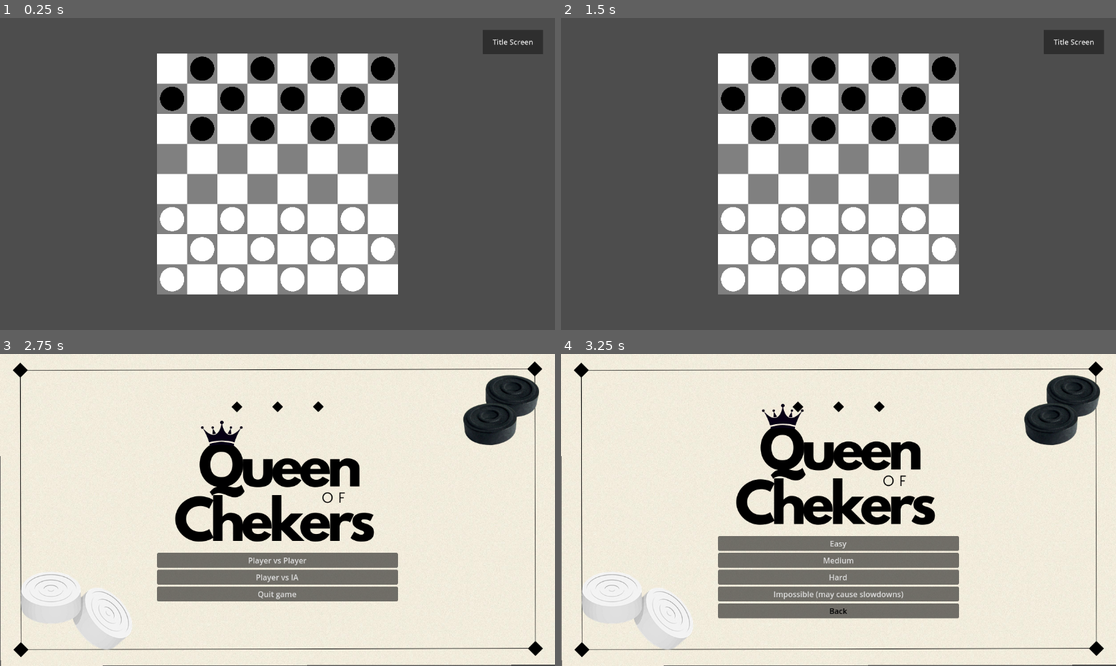
Above: before the commit, frames 1-4 (two rows, left to right).
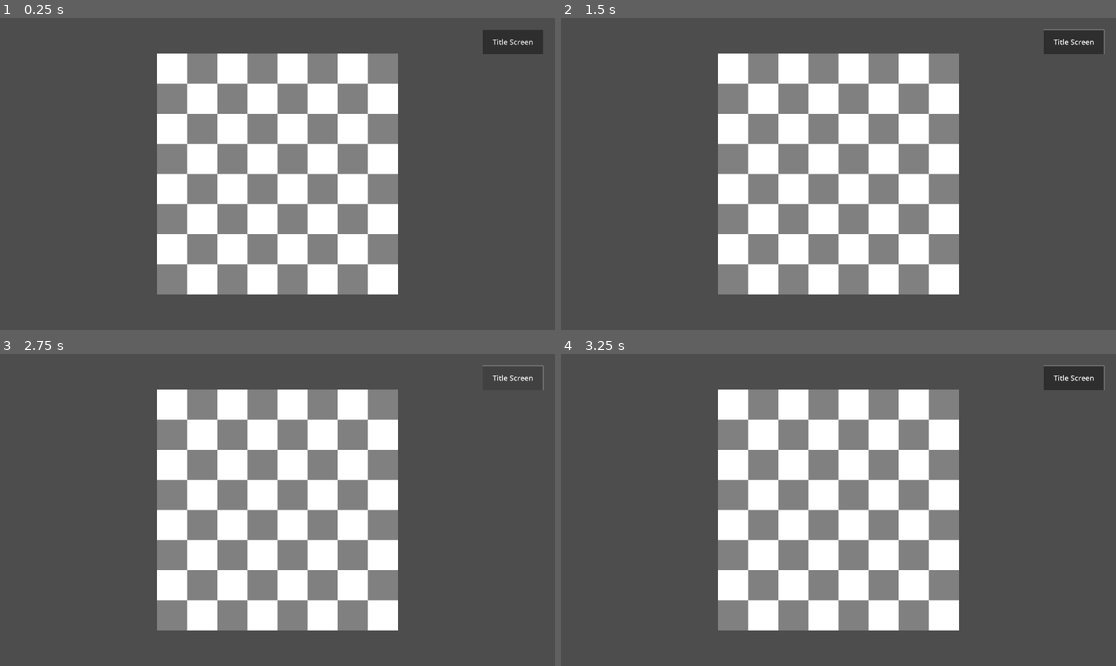
Above: after the commit, the same moments.

Repository: BarbosaNath/queen-of-checkers
Game: Godot game, scene res://scenes/main.tscn
Two runs of this game, one before a commit and one after it. Both use one fixed random seed, a clock stepped at 60 frames per second and the inputs below.
Inputs (mouse positions are in pixels of both pictures, inside the frame that each line leads up to):
- Up to frame 1 (0.25 s): no input
- Up to frame 2 (1.5 s): click "Title Screen" at 0.5 s; click (838, 223) at 1.25 s, where only the run before the commit has a clickable "Player vs Player"
- Up to frame 3 (2.75 s): click "Title Screen" at 2 s
- Up to frame 4 (3.25 s): click (838, 578) at 2.75 s, where only the run before the commit has a clickable "Player vs IA"

The runs differ from the first frame. In frame 1, 6.5% of the frame differs, in the area x 28-72%, y 12-88%; in frame 2, 6.5%; in frame 3, 98%, in the area x 0-100%, y 0-100%; in frame 4, 98%.
Error after the commit: Parse Error: Could not parse global class "BoardState" from "res://scripts/board_state.gd". (res://scripts/chess.gd:30)

Commit message:
fix: queen move after eating piece

Diff:
--- a/scripts/board_state.gd
+++ b/scripts/board_state.gd
@@ -145,7 +145,7 @@
 	return eating_moves if eating_moves.size() > 0 else normal_moves
 
 
-func queen_moves(piece: Vector2, multijump: bool = false):
+func queen_moves(piece: Vector2, multijump: bool = false, prev_eaten_pieces: Array[Dictionary]= []):
 	var normal_moves: Array[Dictionary] = []
 	var eating_moves: Array[Dictionary] = []
 
@@ -154,12 +154,19 @@
 	for direction in directions:
 		var pos = piece + direction
 		while is_valid_position(pos):
-			if !multijump && is_empty(pos):
-				normal_moves.append({
+			if is_empty(pos):
+				if (!multijump)
+					normal_moves.append({
+						'initial_position': piece,
+						'final_position': pos,
+						'eaten_pieces': [],
+					})
+				eating_moves.append({
 					'initial_position': piece,
 					'final_position': pos,
-					'eaten_pieces': []
+					'eaten_pieces': prev_eaten_pieces,
 				})
+
 
 			elif is_enemy(pos):
 				var eat_pos = pos + direction
@@ -177,7 +184,7 @@
 						'final_position': eat_pos,
 						'eaten_pieces': eaten_pieces
 					});
-					var multijump_moves = multijump_state.pieces_moves(eat_pos, true)
+					var multijump_moves = multijump_state.queen_moves(eat_pos, true, eaten_pieces)
 					for movement in multijump_moves:
 						movement['initial_position'] = piece
 						movement['eaten_pieces'] += eaten_pieces
